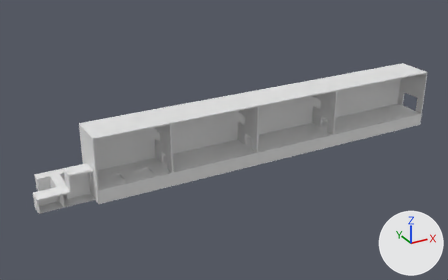
Renders of the FBX model JDBaconNewUnity/Assets/Prefabs/Mesh Prefabs/Level 1_Skeleton.FBX from each side of a commit.
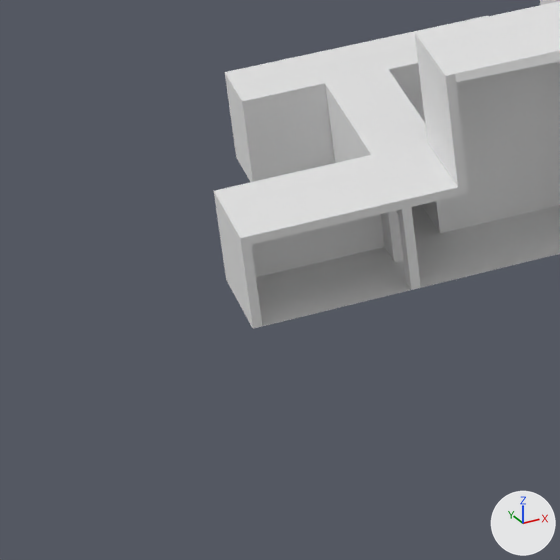
Old and new are each drawn whole from a 50 mm lens placed at (-34.2, -159.4, 89.5), pointed at (57.4, 7.1, 6.3) and again close up on the part from 0% to 19% of the width and 58% to 89% of the height. Every picture has the same lights, and +X, +Y and +Z are marked at lower right. Where no turn or scale is listed for an object, it has been applied to the vertices.
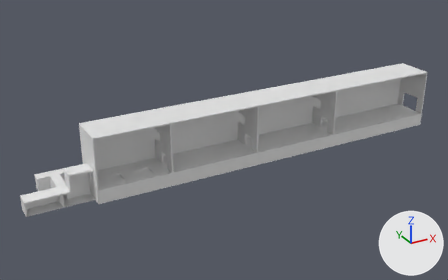
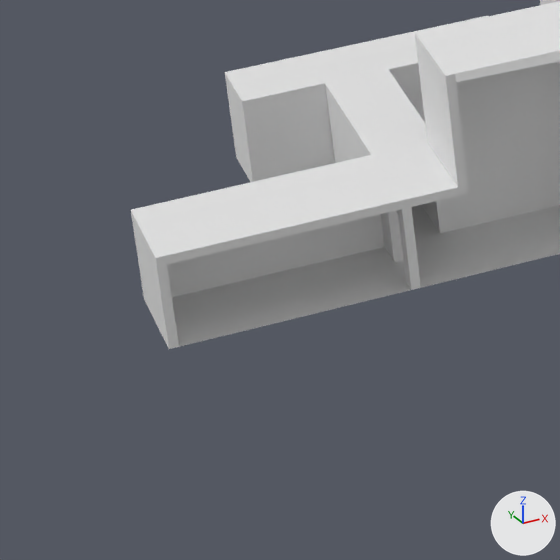
Commit message: Travis Banks: Updating skeleton

Changed parts and their boxes (x1, y1, x2, y2) in the close-ups (560 x 560 px; the box of a moved part takes in the faces that stretch with it):
'Plane01', reshaped
    before: (214, 0, 560, 329)
    after: (131, 0, 560, 349)
part 1 of me_plane01_ncl1_1, moved or reshaped
    before: (214, 155, 411, 329)
    after: (131, 155, 411, 349)

Patch to the scene script:
```diff
--- a/JDBaconNewUnity/Assets/Prefabs/Mesh Prefabs/Level 1_Skeleton.FBX.py
+++ b/JDBaconNewUnity/Assets/Prefabs/Mesh Prefabs/Level 1_Skeleton.FBX.py
@@ me_plane01_ncl1_1 @@
 me_plane01_ncl1_1.from_pydata(...)  # 573 vertices, 471 faces; spans x -6.6..136.5, y -3.8..15.4, z 0.0..20.8
 # used by ob_plane01; location = (0.13, 0.13, 0.0)
+# me_plane01_ncl1_1 part 1: all 23 vertices in x -6.6..-6.2, y -0.8..4.0, z 0.0..4.5 are moved by (-3.6, 0.0, 0.0)
```
